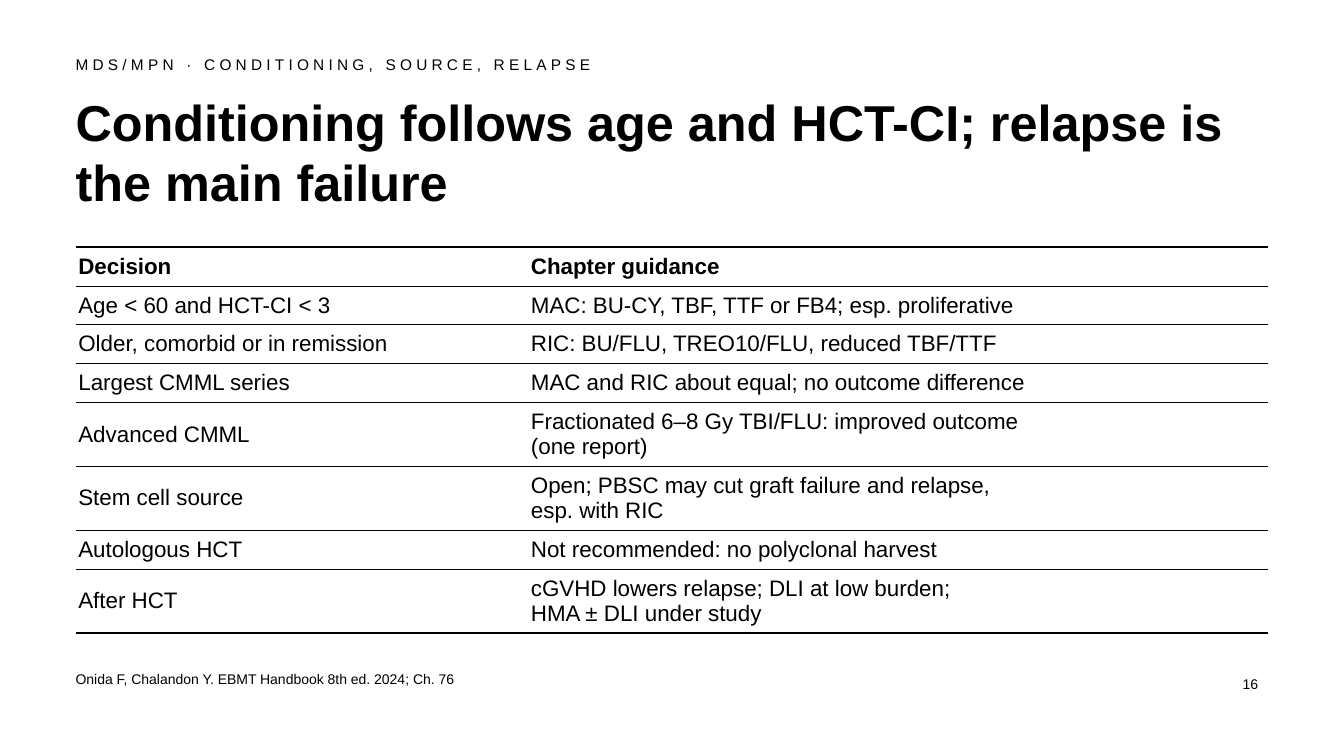
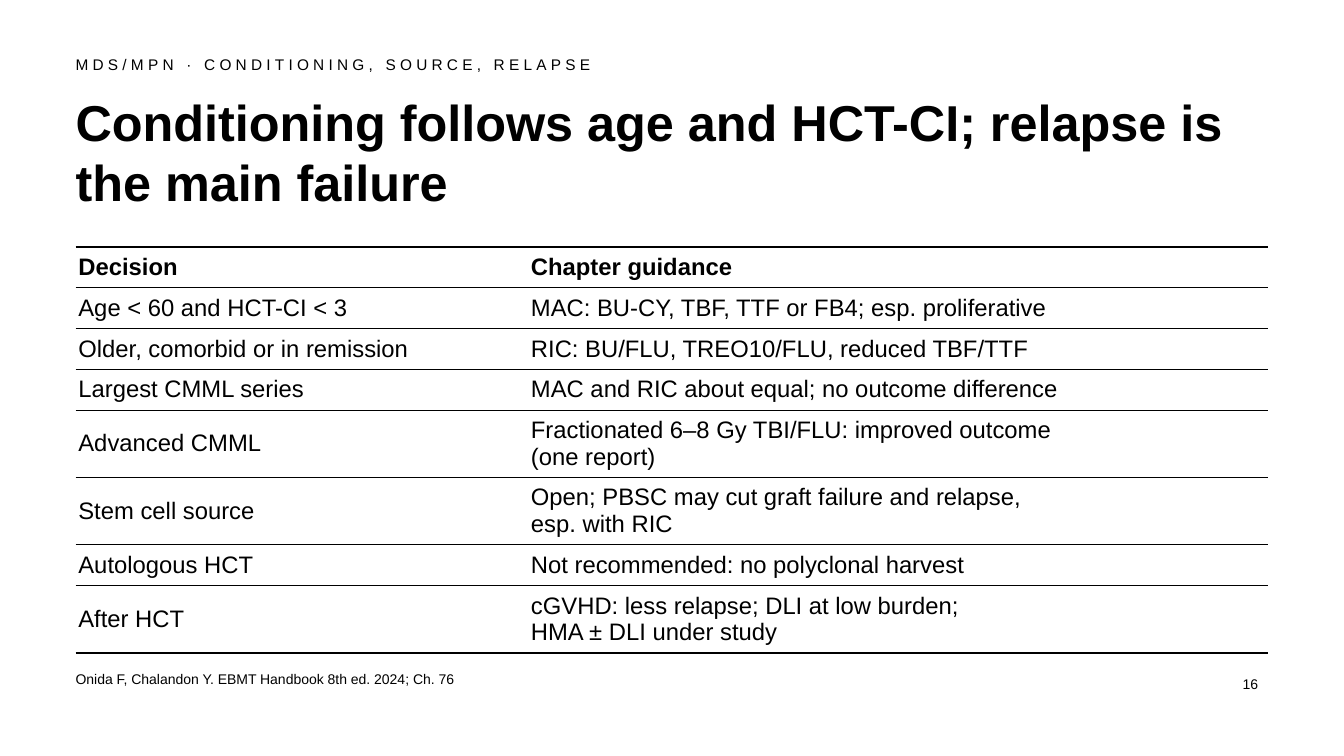
Before and after one commit to htlin222/ebmt-handbook-skill, a slide deck: slide 16 of slides/decks/s23-mds-mds-mpn.pptx. Drawn at 1344x756 pixels with LibreOffice and Linux fonts; fonts in the diff are those of the drawing. Boxes give left, top, right and bottom in pixels: in the first picture for what was removed or moved away, otherwise in the second. Text is boxed around its words. In the diff, an @@ line names an element or a change of style, - is before the commit and + after.

```diff
--- a/slides/decks/s23-mds-mds-mpn.pptx
+++ b/slides/decks/s23-mds-mds-mpn.pptx
@@ table at <box>76,247,1268,649</box> @@
-row 8, column 2: cGVHD lowers relapse; DLI at low burden; / HMA ± DLI under study
+row 8, column 2: cGVHD: less relapse; DLI at low burden; / HMA ± DLI under study
@@ size 16 to 17 pt in "Decision", "Chapter guidance", "Age < 60 and HCT-CI < 3", "MAC: BU-CY, TBF, TTF or FB4; esp. ..." and 13 more places @@
```
Also in this commit, not shown: 11 other slides changed, 1 other file.
